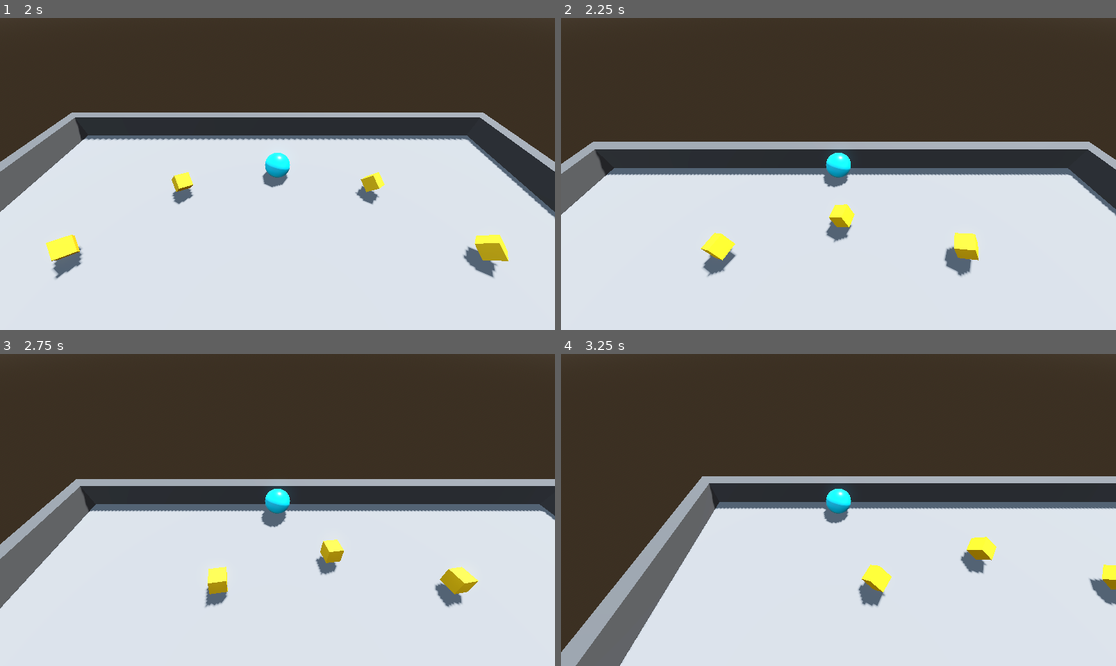
Above: before the commit, frames 1-4 (two rows, left to right).
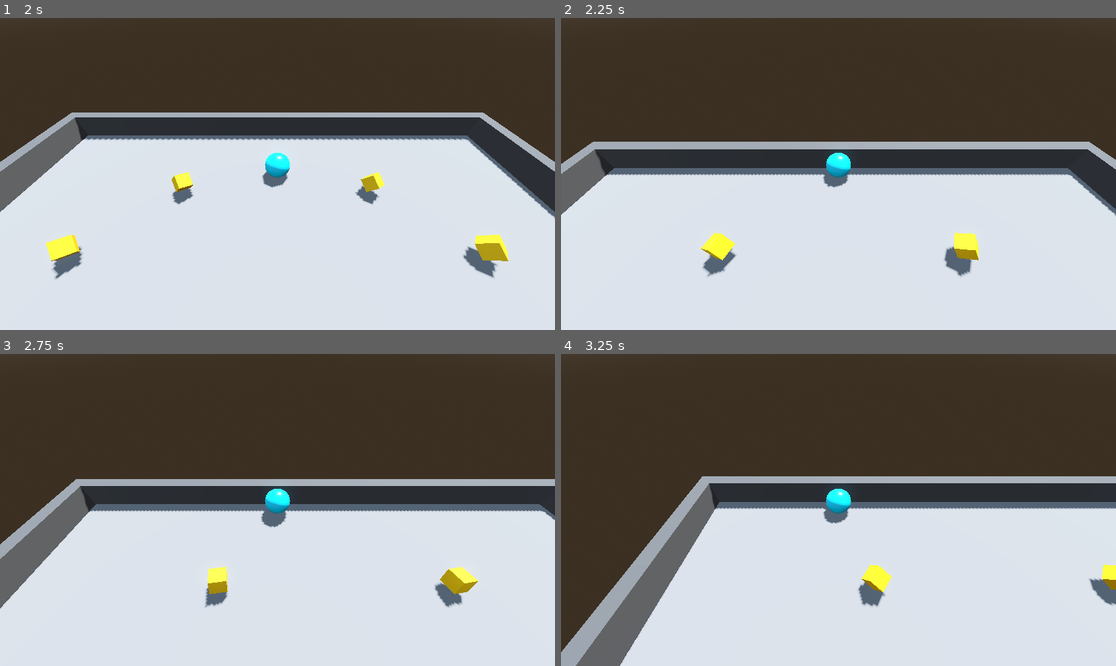
Above: after the commit, the same moments.

Repository: jrenato/godot-roll-a-ball
Game: Godot game, scene res://levels/level.tscn
Same seed, same stepped clock (60 frames per second), same inputs: the game is played once before the commit and once after it.
Inputs:
- Up to frame 1 (2 s): hold W (move_forward) from 0.53 s (still down)
- Up to frame 2 (2.25 s): release W (move_forward) at 2.03 s; hold A (move_left) from 2.03 s (still down)
- Up to frame 3 (2.75 s): keep holding A (move_left)
- Up to frame 4 (3.25 s): keep holding A (move_left)

Frame 1 is identical in both runs. In frame 2, 0.4% of the frame differs, in the area x 47-53%, y 59-72%; in frame 3, 0.4%; in frame 4, 0.5%, in the area x 71-79%, y 58-71%.

Commit message:
Added collectible collision

Diff:
--- a/levels/collectible.gd
+++ b/levels/collectible.gd
@@ -1,4 +1,4 @@
-extends MeshInstance3D
+extends CharacterBody3D
 
 var rotation_vector : Vector3 = Vector3(15, 30, 45)
 
--- a/levels/collectible.tscn
+++ b/levels/collectible.tscn
@@ -1,13 +1,22 @@
-[gd_scene load_steps=4 format=3 uid="uid://bsi1pyviau8rv"]
+[gd_scene load_steps=5 format=3 uid="uid://bsi1pyviau8rv"]
 
 [ext_resource type="Material" uid="uid://osfbb5o4c8w8" path="res://materials/collectible.tres" id="1_hvmsf"]
 [ext_resource type="Script" path="res://levels/collectible.gd" id="2_a7ynr"]
 
-[sub_resource type="BoxMesh" id="BoxMesh_r630t"]
+[sub_resource type="BoxMesh" id="BoxMesh_4r14n"]
 size = Vector3(0.5, 0.5, 0.5)
 
-[node name="Collectible" type="MeshInstance3D"]
+[sub_resource type="BoxShape3D" id="BoxShape3D_sp0ib"]
+size = Vector3(0.5, 0.5, 0.5)
+
+[node name="Collectible" type="CharacterBody3D" groups=["collectibles"]]
 transform = Transform3D(0.853553, -0.146447, 0.5, 0.5, 0.5, -0.707107, -0.146447, 0.853553, 0.5, 0, 0, 0)
-mesh = SubResource("BoxMesh_r630t")
+collision_layer = 0
+script = ExtResource("2_a7ynr")
+
+[node name="MeshInstance3D" type="MeshInstance3D" parent="."]
+mesh = SubResource("BoxMesh_4r14n")
 surface_material_override/0 = ExtResource("1_hvmsf")
-script = ExtResource("2_a7ynr")
+
+[node name="CollisionShape3D" type="CollisionShape3D" parent="."]
+shape = SubResource("BoxShape3D_sp0ib")
--- a/levels/level.tscn
+++ b/levels/level.tscn
@@ -105,48 +105,36 @@
 
 [node name="Collectible" parent="Collectibles" instance=ExtResource("5_fhwg8")]
 transform = Transform3D(0.853553, -0.146447, 0.5, 0.5, 0.5, -0.707107, -0.146447, 0.853553, 0.5, 7, 0.5, 0)
-skeleton = NodePath("../..")
 
 [node name="Collectible5" parent="Collectibles" instance=ExtResource("5_fhwg8")]
 transform = Transform3D(0.853553, -0.146447, 0.5, 0.5, 0.5, -0.707107, -0.146447, 0.853553, 0.5, 6, 0.5, -3.5)
-skeleton = NodePath("../..")
 
 [node name="Collectible8" parent="Collectibles" instance=ExtResource("5_fhwg8")]
 transform = Transform3D(0.853553, -0.146447, 0.5, 0.5, 0.5, -0.707107, -0.146447, 0.853553, 0.5, -6, 0.5, -3.5)
-skeleton = NodePath("../..")
 
 [node name="Collectible9" parent="Collectibles" instance=ExtResource("5_fhwg8")]
 transform = Transform3D(0.853553, -0.146447, 0.5, 0.5, 0.5, -0.707107, -0.146447, 0.853553, 0.5, -6, 0.5, 3.5)
-skeleton = NodePath("../..")
 
 [node name="Collectible12" parent="Collectibles" instance=ExtResource("5_fhwg8")]
 transform = Transform3D(0.853553, -0.146447, 0.5, 0.5, 0.5, -0.707107, -0.146447, 0.853553, 0.5, 6, 0.5, 3.5)
-skeleton = NodePath("../..")
 
 [node name="Collectible6" parent="Collectibles" instance=ExtResource("5_fhwg8")]
 transform = Transform3D(0.853553, -0.146447, 0.5, 0.5, 0.5, -0.707107, -0.146447, 0.853553, 0.5, 3.5, 0.5, -6)
-skeleton = NodePath("../..")
 
 [node name="Collectible7" parent="Collectibles" instance=ExtResource("5_fhwg8")]
 transform = Transform3D(0.853553, -0.146447, 0.5, 0.5, 0.5, -0.707107, -0.146447, 0.853553, 0.5, -3.5, 0.5, -6)
-skeleton = NodePath("../..")
 
 [node name="Collectible10" parent="Collectibles" instance=ExtResource("5_fhwg8")]
 transform = Transform3D(0.853553, -0.146447, 0.5, 0.5, 0.5, -0.707107, -0.146447, 0.853553, 0.5, -3.5, 0.5, 6)
-skeleton = NodePath("../..")
 
 [node name="Collectible11" parent="Collectibles" instance=ExtResource("5_fhwg8")]
 transform = Transform3D(0.853553, -0.146447, 0.5, 0.5, 0.5, -0.707107, -0.146447, 0.853553, 0.5, 3.5, 0.5, 6)
-skeleton = NodePath("../..")
 
 [node name="Collectible2" parent="Collectibles" instance=ExtResource("5_fhwg8")]
 transform = Transform3D(0.853553, -0.146447, 0.5, 0.5, 0.5, -0.707107, -0.146447, 0.853553, 0.5, -7, 0.5, 0)
-skeleton = NodePath("../..")
 
 [node name="Collectible3" parent="Collectibles" instance=ExtResource("5_fhwg8")]
 transform = Transform3D(0.853553, -0.146447, 0.5, 0.5, 0.5, -0.707107, -0.146447, 0.853553, 0.5, 0, 0.5, 7)
-skeleton = NodePath("../..")
 
 [node name="Collectible4" parent="Collectibles" instance=ExtResource("5_fhwg8")]
 transform = Transform3D(0.853553, -0.146447, 0.5, 0.5, 0.5, -0.707107, -0.146447, 0.853553, 0.5, 0, 0.5, -7)
-skeleton = NodePath("../..")
--- a/player/player.gd
+++ b/player/player.gd
@@ -2,8 +2,9 @@
 
 @export var speed: float = 10.0
 
+
 func _ready() -> void:
-	pass
+	body_entered.connect(_on_body_entered)
 
 
 func _process(delta: float) -> void:
@@ -12,3 +13,17 @@
 	input.z = Input.get_axis("move_forward", "move_back")
 
 	apply_central_force(input * speed)
+
+
+func _on_body_entered(body : Node) -> void:
+	if body.is_in_group("collectibles"):
+		body.queue_free()
+	if body.is_in_group("test"):
+		print(body)
+
+
+#func _physics_process(delta: float) -> void:
+#	var bodies : Array[Node3D] = get_colliding_bodies()
+#	for body in bodies:
+#		if body.is_in_group("collectibles"):
+#			body.queue_free()
--- a/player/player.tscn
+++ b/player/player.tscn
@@ -9,6 +9,8 @@
 
 [node name="Player" type="RigidBody3D"]
 transform = Transform3D(1, 0, 0, 0, 1, 0, 0, 0, 1, 0, 0.5, 0)
+max_contacts_reported = 3
+contact_monitor = true
 script = ExtResource("1_dudnf")
 
 [node name="MeshInstance3D" type="MeshInstance3D" parent="."]
Not shown, changed: docs/detecting-collisions-with-collectibles.md
